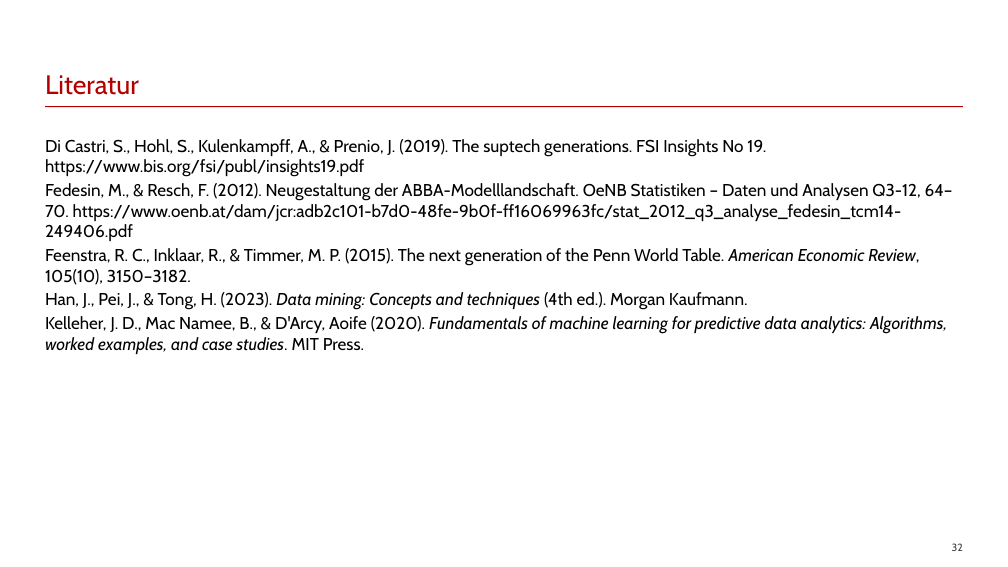
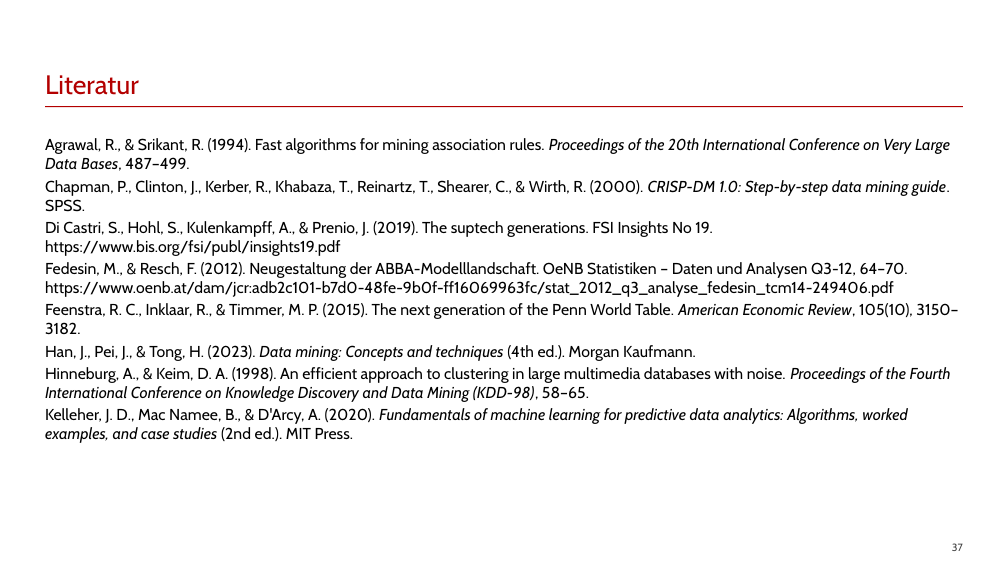
Before and after one commit to franzmohr/intro-data-mining-de, a slide deck: slide 37 of data-mining.odp (slide 32 before the commit). Drawn at 1008x567 pixels with LibreOffice and Linux fonts; fonts in the diff are those of the drawing. Boxes give left, top, right and bottom in pixels: in the first picture for what was removed or moved away, otherwise in the second. Text is boxed around its words. In the diff, an @@ line names an element or a change of style, - is before the commit and + after.

```diff
--- a/data-mining.odp
+++ b/data-mining.odp
@@ text at box(45, 138, 950, 212): paragraphs added @@
+Agrawal, R., & Srikant, R. (1994). Fast algorithms for mining association rules. Proceedings of the 20th International Conference on Very Large Data Bases, 487–499.
+Chapman, P., Clinton, J., Kerber, R., Khabaza, T., Reinartz, T., Shearer, C., & Wirth, R. (2000). CRISP-DM 1.0: Step-by-step data mining guide. SPSS.
@@ text at box(45, 221, 958, 361): size 18 to 16.6 pt in "Di Castri, S., Hohl, S., Kulenkampff, A., ...", "Fedesin, M., & Resch, F. (2012). Neugestaltung ...", "Feenstra, R. C., Inklaar, R., & Timmer, ...", "Han, J., Pei, J., & Tong, H. ..." @@
@@ text at box(45, 367, 951, 443): text changed; size 18 to 16.6 pt @@
-Kelleher, J. D., Mac Namee, B., & D'Arcy, Aoife (2020). Fundamentals of machine learning for predictive data analytics: Algorithms, worked examples, and case studies. MIT Press.
+Hinneburg, A., & Keim, D. A. (1998). An efficient approach to clustering in large multimedia databases with noise. Proceedings of the Fourth International Conference on Knowledge Discovery and Data Mining (KDD-98), 58–65.
+Kelleher, J. D., Mac Namee, B., & D'Arcy, A. (2020). Fundamentals of machine learning for predictive data analytics: Algorithms, worked examples, and case studies (2nd ed.). MIT Press.
@@ page number at box(952, 543, 963, 551): text changed @@
-32
+37
```
Also in this commit, not shown: 24 other slides changed, 5 slides added, 8 other files.
